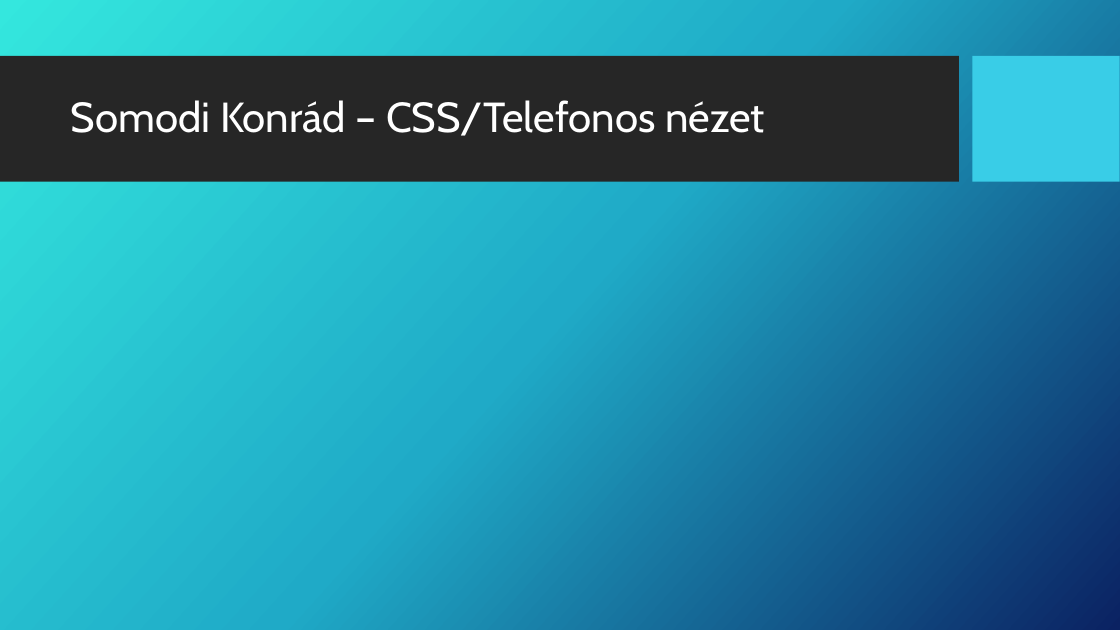
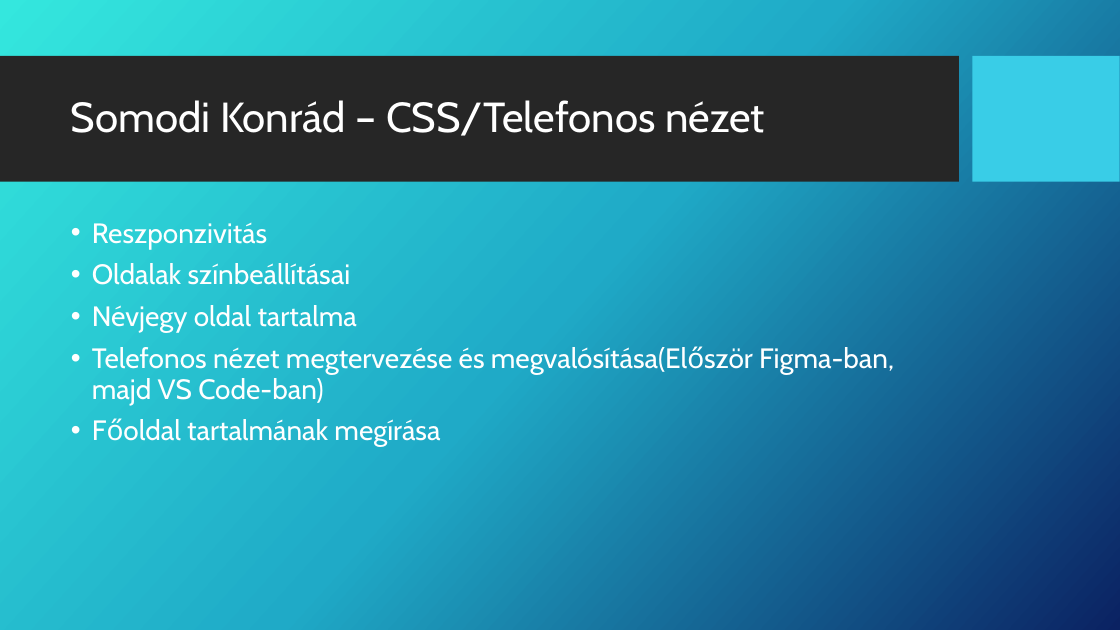
Before and after one commit to kecskeszsoltistvan/NyiltKodok, a slide deck: slide 3 of Open-Source.pptx. Drawn at 1120x630 pixels with LibreOffice and Linux fonts; fonts in the diff are those of the drawing; background and template pictures are left out. Boxes give left, top, right and bottom in pixels: in the first picture for what was removed or moved away, otherwise in the second. Text is boxed around its words. In the diff, an @@ line names an element or a change of style, - is before the commit and + after.

Commit message:
ppt

```diff
--- a/Open-Source.pptx
+++ b/Open-Source.pptx
@@ text added at box(92, 223, 894, 447), 24 pt, text #FFFFFF @@
+• Reszponzivitás
+• Oldalak színbeállításai
+• Névjegy oldal tartalma
+• Telefonos nézet megtervezése és megvalósítása(Először Figma-ban, majd VS Code-ban)
+• Főoldal tartalmának megírása
```
